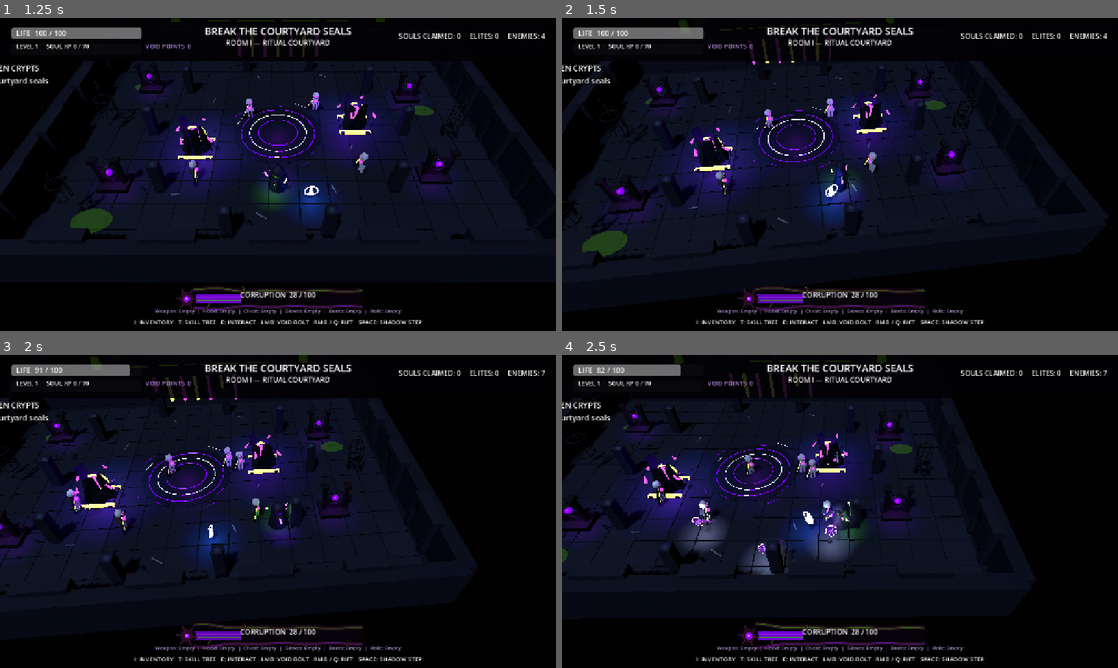
Above: before the commit, frames 1-4 (two rows, left to right).
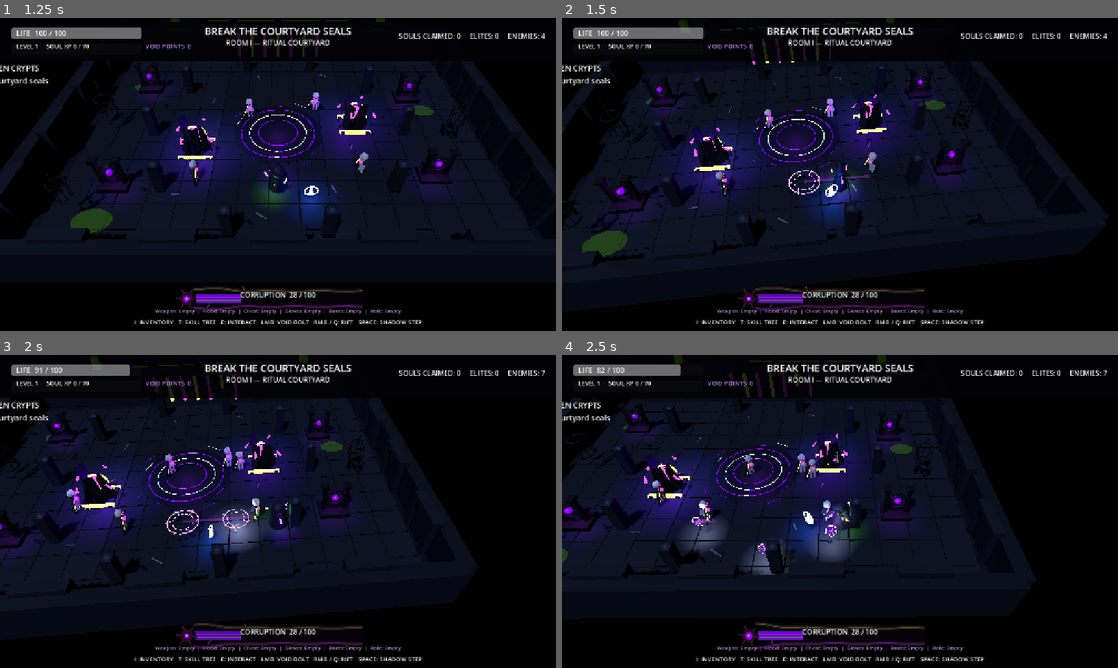
Above: after the commit, the same moments.

Repository: D3MISEarch/ABYSSFALL
Game: Godot game, scene res://main.tscn
Same seed, same stepped clock (60 frames per second), same inputs: the game is played once before the commit and once after it.
Inputs (mouse positions are in pixels of both pictures, inside the frame that each line leads up to):
- Up to frame 1 (1.25 s): click "VOID WARLOCK Master of the Hu…" at 0.5 s
- Up to frame 2 (1.5 s): tap Enter (ui_accept) at 1.25 s; move the mouse to (962, 158) at 1.27 s; hold D (move_right) from 1.28 s (still down); tap Space (dodge) at 1.35 s; click (962, 158) at 1.42 s
- Up to frame 3 (2 s): keep holding D (move_right); tap Enter (ui_accept) at 1.52 s
- Up to frame 4 (2.5 s): release D (move_right) at 2 s; drag from (728, 527) to (812, 574) at 2.02 s

Frame 1 is identical in both runs. In frame 2, 0.2% of the frame differs, in the area x 40-56%, y 48-58%; in frame 3, 1.0%, in the area x 29-49%, y 46-63%; in frame 4, nothing differs.

Commit message:
feat: connect Shadow Step VFX to the playable dodge

Diff:
--- a/scripts/player.gd
+++ b/scripts/player.gd
@@ -12,6 +12,7 @@
 
 const VOID_BOLT_SCRIPT = preload("res://scripts/void_bolt.gd")
 const GRASPING_RIFT_SCRIPT = preload("res://scripts/grasping_rift.gd")
+const SHADOW_STEP_VFX_SCRIPT = preload("res://scripts/shadow_step_vfx.gd")
 
 const EQUIPMENT_SLOTS := ["Weapon", "Hood", "Chest", "Gloves", "Boots", "Relic"]
 const MAX_BACKPACK_SIZE := 12
@@ -245,6 +246,7 @@
 		velocity = dodge_direction * 19.0
 		if infected_step:
 			_damage_enemies_around(dash_origin, 2.15, 20)
+		_spawn_shadow_step_vfx(dash_origin, dodge_direction, dodge_time)
 		move_and_slide()
 		_pulse_shadow_step()
 		return
@@ -645,6 +647,16 @@
 			enemy.take_damage(damage)
 
 
+func _spawn_shadow_step_vfx(origin: Vector3, direction: Vector3, duration: float) -> void:
+	if not is_instance_valid(get_tree().current_scene):
+		return
+	var effect = SHADOW_STEP_VFX_SCRIPT.new()
+	if effect == null:
+		return
+	get_tree().current_scene.add_child(effect)
+	effect.setup(self, origin, direction, duration)
+
+
 func _pulse_shadow_step() -> void:
 	if not is_instance_valid(visual_root):
 		return
Not shown, removed: tools/apply_issue64_shadow_step_hook.py
